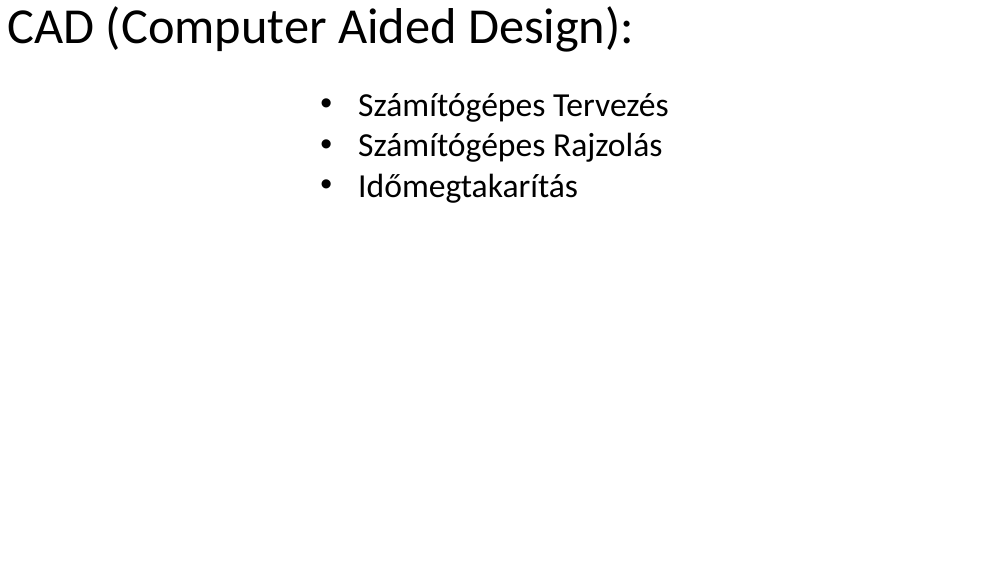
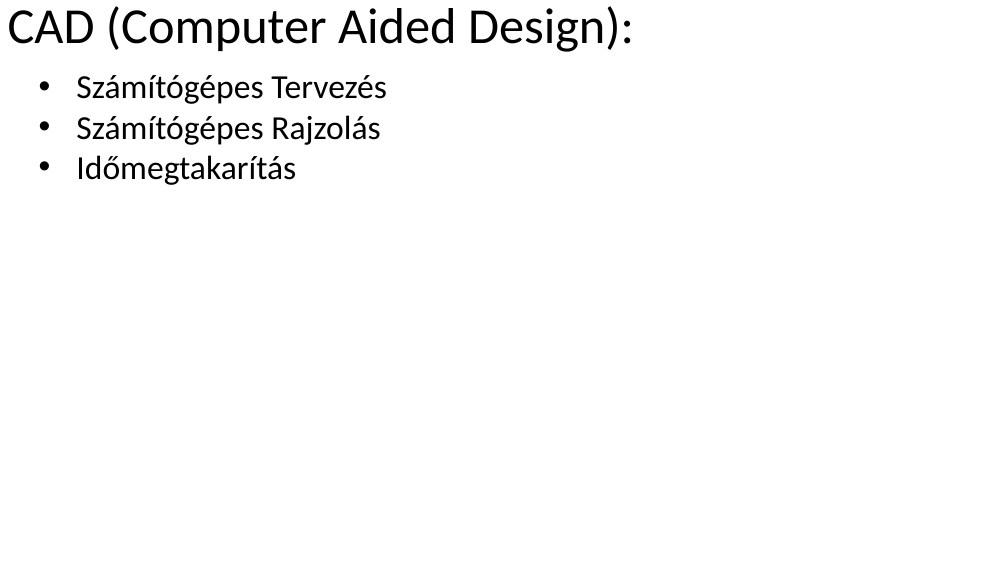
Before and after one commit to RCsSto/cad-cam-szunetment, a slide deck: slide 3 of CADCAM.pptx. Drawn at 1008x567 pixels with LibreOffice and Linux fonts; fonts in the diff are those of the drawing. Boxes give left, top, right and bottom in pixels: in the first picture for what was removed or moved away, otherwise in the second. Text is boxed around its words. In the diff, an @@ line names an element or a change of style, - is before the commit and + after.

```diff
--- a/CADCAM.pptx
+++ b/CADCAM.pptx
@@ text "Számítógépes Tervezés": place and size @@
-text "Számítógépes Tervezés" at (358,93,669,203)
+text "Számítógépes Tervezés" at (76,75,387,185)
```
Also in this commit, not shown: 1 other file.
